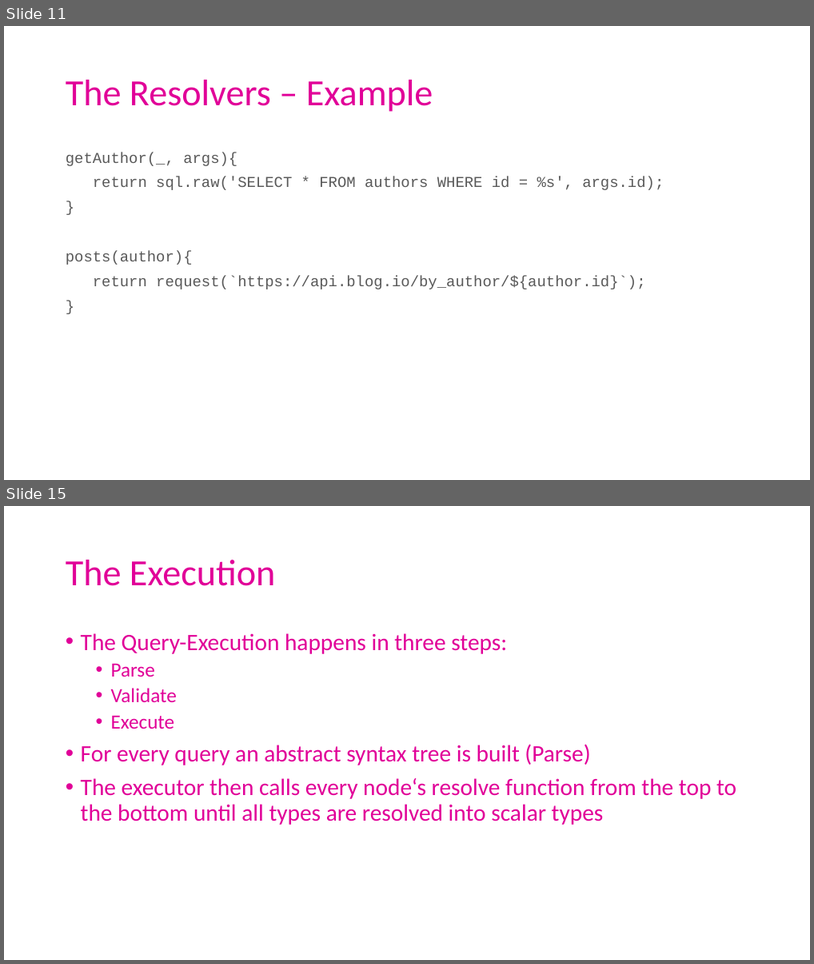
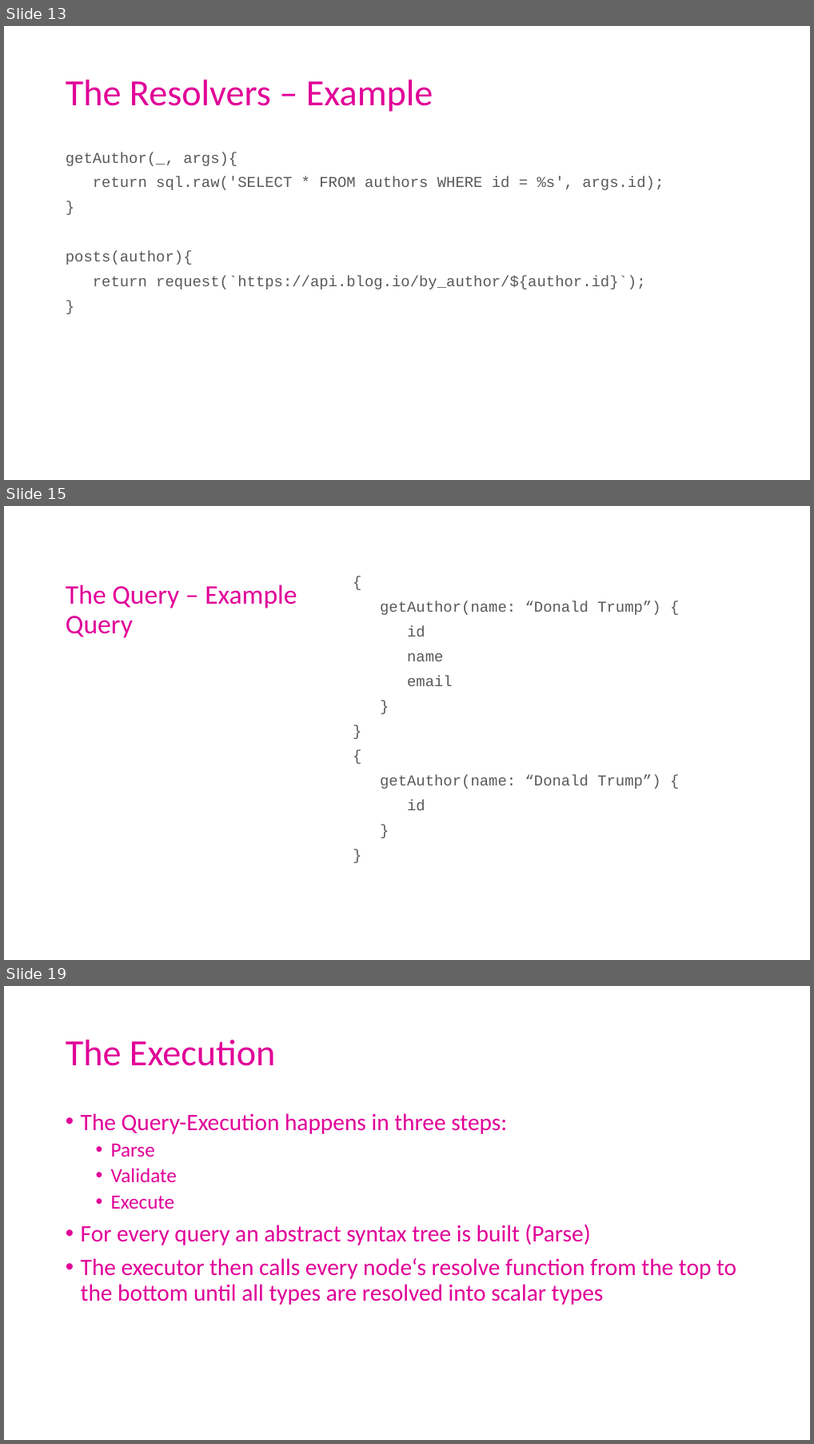
Before and after one commit to ArneSchulze/GraphQL, a slide deck: slides.pptx. Shown one above the other, each under a label of ours: slides 11 and 15 before the commit, slides 13, 15 and 19 after it; the slides between them are not shown. The pictures are 814x964 and 814x1444 pixels, drawn with LibreOffice and Linux fonts; fonts in the diff are those of the drawing. Boxes give left, top, right and bottom in pixels: in the first picture for what was removed or moved away, otherwise in the second. Text is boxed around its words. In the diff, an @@ line names an element or a change of style, - is before the commit and + after.

```diff
--- a/slides.pptx
+++ b/slides.pptx
@@ slide 15 added at <box>4,506,810,960</box>, background #FFFFFF @@
@@ title added at <box>66,584,297,638</box>, 32 pt, text #E10098 @@
+The Query – Example Query
@@ text added at <box>380,601,661,686</box>, 18 pt, text #595959 @@
+{
+getAuthor(name: “Donald Trump”) {
+id
+name
+email
+}
+}
@@ text added at <box>380,775,661,810</box>, 18 pt, text #595959 @@
+{
+getAuthor(name: “Donald Trump”) {
+id
+}
+}
@@ what was slide 11 is now slide 13 @@
@@ what was slide 15 is now slide 19 @@
```
Also in this commit, not shown: 10 slides changed, 3 other slides added, 1 other file.
